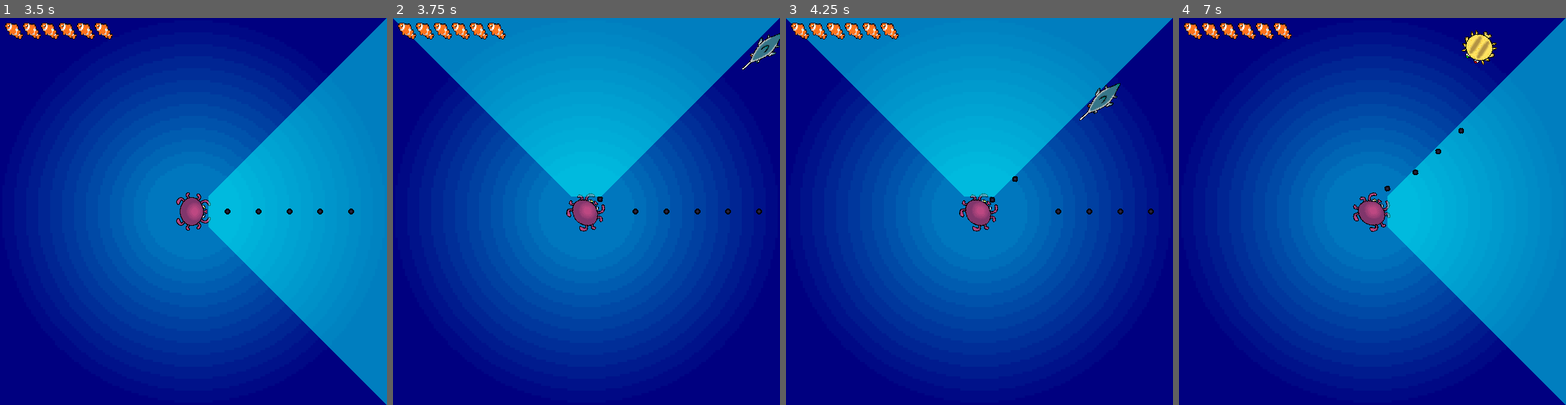
Above: before the commit, frames 1-4 (left to right).
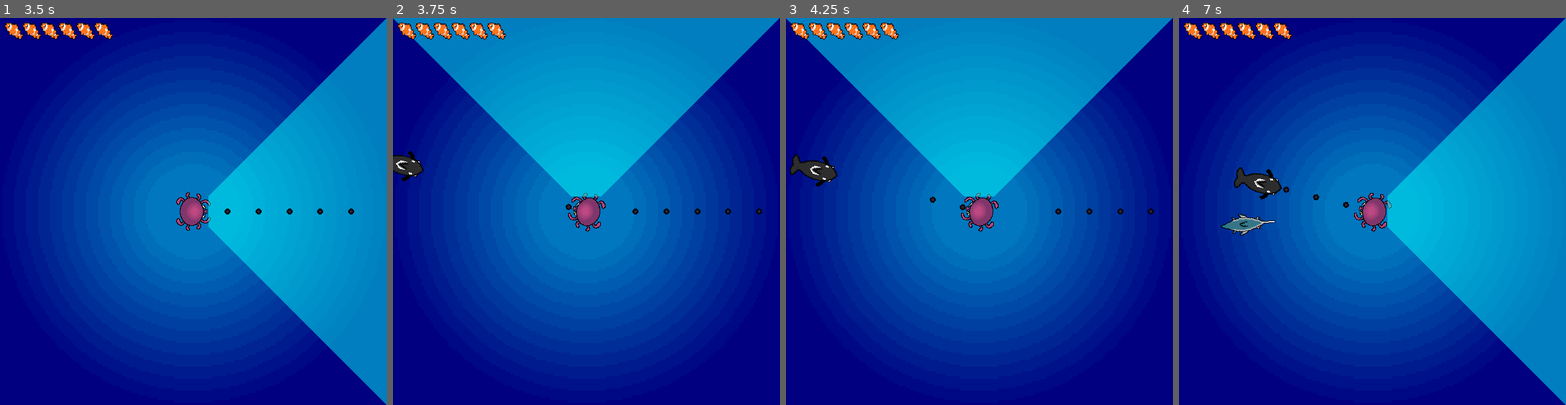
Above: after the commit, the same moments.

Repository: jonael-garcia26/OctoPause
Game: Godot game, scene res://Scenes/menu.tscn
Same seed, same stepped clock (60 frames per second), same inputs: the game is played once before the commit and once after it.
Inputs:
- Up to frame 1 (3.5 s): click "Start" at 0.5 s; tap Enter at 1.25 s; hold D (right) 1.28-2.03 s; hold S (down) 2.03-2.78 s; hold D (right) from 2.78 s (still down)
- Up to frame 2 (3.75 s): release D (right) at 3.53 s; hold W (up) from 3.53 s (still down)
- Up to frame 3 (4.25 s): keep holding W (up)
- Up to frame 4 (7 s): release W (up) at 4.28 s; hold A (left) 4.28-5.78 s; hold S (down) 5.78-6.53 s; hold D (right) from 6.53 s (still down)

Frame 1 is identical in both runs. In frame 2, 1.1% of the frame differs, in the area x 0-100%, y 3-56%; in frame 3, 1.3%; in frame 4, 1.9%, in the area x 10-83%, y 3-57%.

Commit message:
Update main.tscn

Diff:
--- a/Scenes/main.tscn
+++ b/Scenes/main.tscn
@@ -1,6 +1,5 @@
 [gd_scene load_steps=11 format=3 uid="uid://c651xkkwuymva"]
 
-[ext_resource type="Script" path="res://Scripts/main.gd" id="1_1t8ug"]
 [ext_resource type="PackedScene" uid="uid://ca20qyc1r7ovv" path="res://Scenes/Puffy.tscn" id="2_qteu8"]
 [ext_resource type="PackedScene" uid="uid://d2wsb3or2oqp2" path="res://Scenes/Swordy.tscn" id="3_i4u0a"]
 [ext_resource type="Texture2D" uid="uid://db1rv5jahoabt" path="res://Assets/Sprites/Background.png" id="3_j76o2"]
@@ -10,6 +9,65 @@
 [ext_resource type="PackedScene" uid="uid://d5crpah3s4lv" path="res://gui/nemoContainer.tscn" id="7_l7s0j"]
 [ext_resource type="AudioStream" uid="uid://2xnx2pap2c3o" path="res://Assets/audio/Tropical Carnival (Octopus Mix).mp3" id="8_hux26"]
 
+[sub_resource type="GDScript" id="GDScript_pf7ik"]
+script/source = "extends Node
+
+@export var mob_scenes: Array[PackedScene]
+@onready var NemoContainer = $CanvasLayer/NemoContainer
+@onready var player = $Player
+
+
+func _ready() -> void:
+	NemoContainer.setMaxNemos(player.maxHealth)
+	NemoContainer.updateNemos(player.currHealth)
+	player.hit.connect(NemoContainer.updateNemos)
+
+func new_game():
+	$Player.start($StartPos.position)
+	$StartTimer.start()
+
+func _on_enemy_timer_timeout():
+	# Randomly choose between pufferfish and swordfish
+	var index = choose_random_enemy()
+	var mob_scene = mob_scenes[index]
+
+	# Instantiate the chosen enemy scene
+	var mob = mob_scene.instantiate()
+	if index == 1:
+		mob.add_to_group(\"Swordies\")
+	mob.add_to_group(\"enemies\")
+
+	# Choose a random location on Path2D.
+	var mob_spawn_location = $\"Path/Spawn enemies\"
+	mob_spawn_location.progress_ratio = randf()
+
+	# Set the mob's position to a random location.
+	mob.position = mob_spawn_location.position
+
+	#Calculate the center of the screen
+	var screen_center = get_viewport().get_visible_rect().size / 2
+
+	#Calculate direction towards the center of the screen
+	var direction_vector = (screen_center - mob.position).normalized()
+
+	#Set the mob's rotation to face the center of the screen
+	mob.rotation = direction_vector.angle()
+
+	# Choose the velocity for the mob.
+	var velocity = Vector2(mob.velocity, 0.0)
+	mob.linear_velocity = direction_vector * velocity.length()
+
+	# Spawn the mob by adding it to the Main scene.
+	add_child(mob)
+
+func _on_start_timer_timeout() -> void:
+	$EnemyTimer.start()
+
+# Function to randomly choose between the pufferfish and swordfish
+func choose_random_enemy() -> int:
+	return randi() % mob_scenes.size()
+"
+
 [sub_resource type="Curve2D" id="Curve2D_tvcvj"]
 _data = {
 "points": PackedVector2Array(0, 0, 0, 0, 3, 0, 0, 0, 0, 0, 649, 1, 0, 0, 0, 0, 648, 647, 0, 0, 0, 0, 2, 644, 0, 0, 0, 0, 3, 0)
@@ -17,7 +75,7 @@
 point_count = 5
 
 [node name="Main" type="Node2D"]
-script = ExtResource("1_1t8ug")
+script = SubResource("GDScript_pf7ik")
 mob_scenes = Array[PackedScene]([ExtResource("2_qteu8"), ExtResource("3_i4u0a"), ExtResource("4_m0alt")])
 
 [node name="Background" type="Sprite2D" parent="."]
